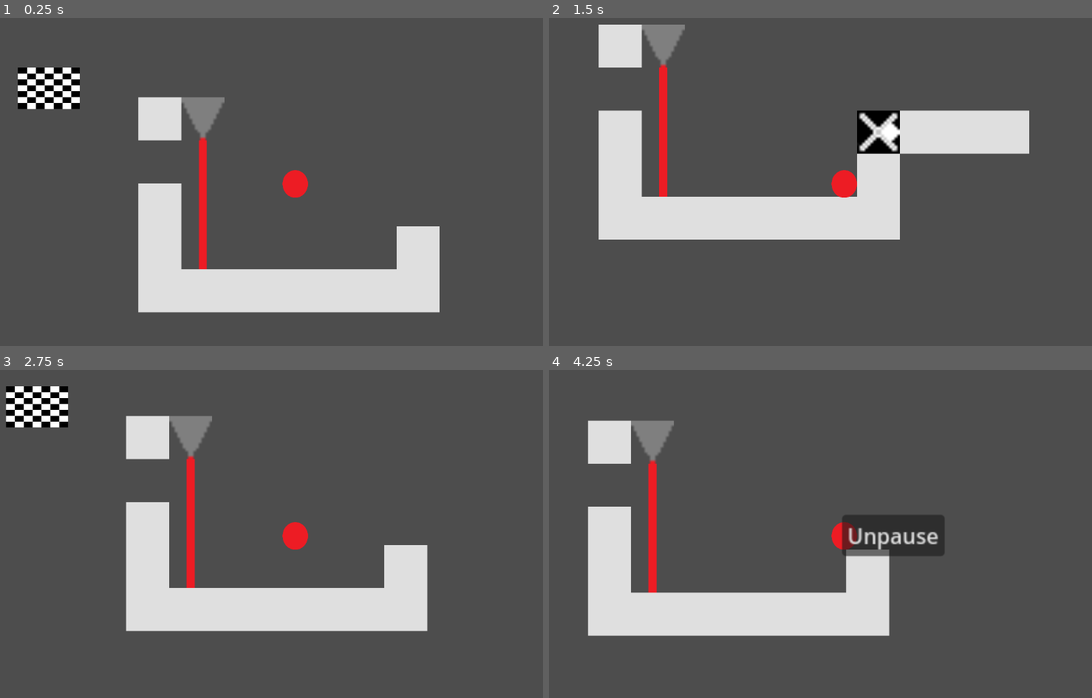
Above: before the commit, frames 1-4 (two rows, left to right).
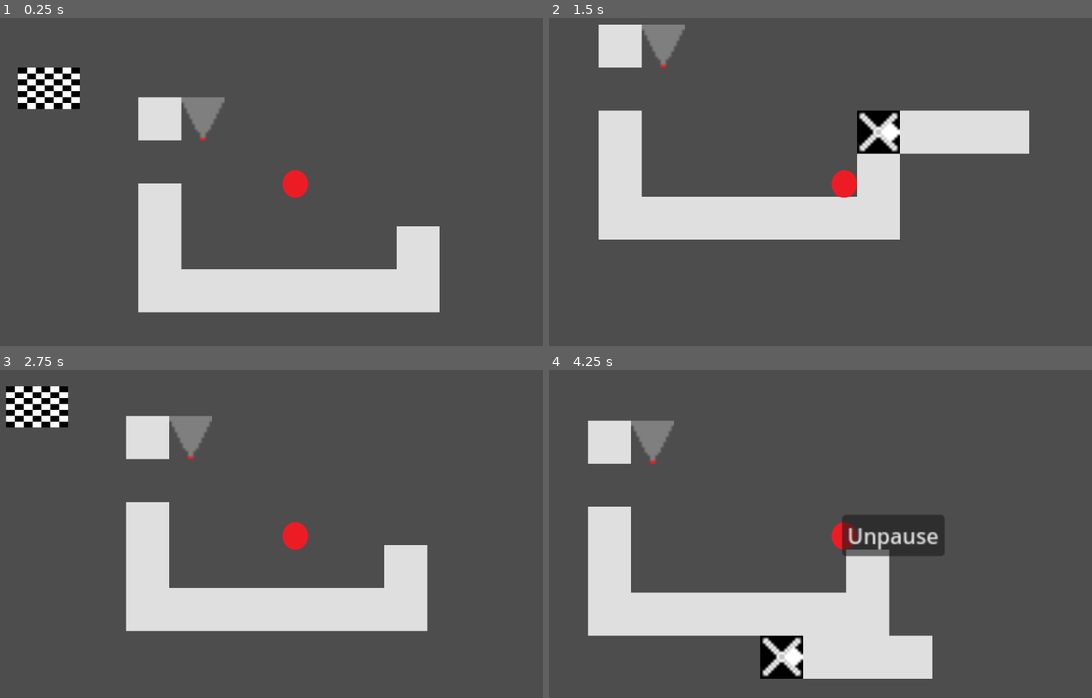
Above: after the commit, the same moments.

Repository: SomeFamousPerson/major-project
Game: Godot game, scene res://main.tscn
The game is run twice, just before and just after one commit, with the same random seed, the same clock (stepped at 60 frames per second) and the same inputs.
Inputs (mouse positions are in pixels of both pictures, inside the frame that each line leads up to):
- Up to frame 1 (0.25 s): no input
- Up to frame 2 (1.5 s): move the mouse to (972, 168) at 0.52 s; hold D (right) from 0.53 s (still down); click (972, 168) at 0.6 s; tap Space (jump) at 0.77 s; tap G (swap type, bound only after the commit) at 0.8, 1.35 s; move the mouse to (880, 132) at 1.27 s
- Up to frame 3 (2.75 s): tap Space (jump) at 1.52 s; click (331, 484) at 1.55 s; move the mouse to (352, 461) at 2.02 s; release D (right) at 2.03 s; hold A (left) from 2.03 s (still down); click (352, 461) at 2.1 s; tap G (swap type, bound only after the commit) at 2.3 s
- Up to frame 4 (4.25 s): move the mouse to (815, 602) at 2.77 s; release A (left) at 2.78 s; hold D (right) from 2.78 s (still down); tap G (swap type, bound only after the commit) at 2.85, 3.8 s; tap Space (jump) at 3.02, 3.77 s; click (815, 602) at 3.05 s; move the mouse to (1021, 586) at 3.52 s; click (1021, 586) at 3.6 s; tap Escape (pause) at 4.15 s

The runs differ from the first frame. In frame 1, 0.6% of the frame differs, in the area x 36-39%, y 37-77%; in frame 2, 0.6%; in frame 3, 0.6%; in frame 4, 4.8%, in the area x 18-71%, y 28-95%.

Commit message:
reverse tile swapping made

Diff:
--- a/global.gd
+++ b/global.gd
@@ -3,3 +3,5 @@
 var level = 0
 var swappers_remaining = 1
 var player_last_direction = 0
+#wether it swaps air to solid(1) or soliud to air(2)
+var swap_type = 1
--- a/laser_shooter.gd
+++ b/laser_shooter.gd
@@ -5,6 +5,13 @@
 
 
 func _physics_process(delta):
+	#var children = $laserbeams.get_children()
+	##print(children)
+	#for c in children:
+		#print("children: ",c)
+		##$laserbeams.remove_child(c)
+		#$laserbeams.queue_free()
+
 	if Global.level == 0:
 		world =  %TileMap
 		#gets the tilemap grid position of the square the laser shooter is in
@@ -14,7 +21,11 @@
 			if atlas == Vector2i(-1,-1):
 				var new_laser = laser.instantiate()
 				new_laser.position = cell+Vector2i(-1,(i+1)*16)
-				add_child(new_laser)
-				#print(i)
+				#
+				#var new_node2d = Node2D.new()
+				#add_child(new_node2d)
+				#new_node2d.name = "laserbeams"
+				#$laserbeams.add_child(new_laser)
+
 			else:
 				print("abcdddd")
--- a/laser_shooter.tscn
+++ b/laser_shooter.tscn
@@ -16,3 +16,6 @@
 [node name="Sprite2D" type="Sprite2D" parent="."]
 position = Vector2(-4.76837e-07, -4.76837e-07)
 texture = ExtResource("2_b6n7l")
+
+[node name="laserbeams" type="Node2D" parent="."]
+position = Vector2(-4.76837e-07, -4.76837e-07)
--- a/levels/world.gd
+++ b/levels/world.gd
@@ -6,6 +6,7 @@
 func _ready():
 	Global.swappers_remaining = 100
 	$CanvasLayer.visible = false
+	$TileMap.set_layer_enabled(1,false)
 func _physics_process(delta):
 	var tilemap = $TileMap
 	#place tile-swappers
@@ -18,10 +19,13 @@
 		var world_pos = Vector2(tilemap.map_to_local(cell*Vector2i(tilemap.scale)))
 		#gets the atlas position of that cell(where on the tileset it is)
 		atlas = Vector2i(tilemap.get_cell_atlas_coords(0, cell))
-		#if that spot is free and you have swappers left and the tile below it is solid, it places one
+		#if that spot is free and you have swappers left and a tile next to it is solid, it places one
 		if atlas == Vector2i(-1,-1) and Global.swappers_remaining >= 1:
-			atlas = Vector2i(tilemap.get_cell_atlas_coords(0, cell+Vector2i(0,1)))
-			if atlas != Vector2i(-1,-1):
+			var atlas_below = Vector2i(tilemap.get_cell_atlas_coords(0, cell+Vector2i(0,1)))
+			var atlas_above = Vector2i(tilemap.get_cell_atlas_coords(0, cell+Vector2i(0,-1)))
+			var atlas_left = Vector2i(tilemap.get_cell_atlas_coords(0, cell+Vector2i(1,0)))
+			var atlas_right = Vector2i(tilemap.get_cell_atlas_coords(0, cell+Vector2i(-1,0)))
+			if atlas_below != Vector2i(-1,-1) or atlas_above != Vector2i(-1,-1) or atlas_left != Vector2i(-1,-1) or atlas_right != Vector2i(-1,-1):
 				print("valid spot")
 				var swapper = tileswapper.instantiate()
 				swapper.tilemap = $TileMap
@@ -46,9 +50,6 @@
 	if Input.is_action_just_pressed("pause"):
 		$CanvasLayer.visible = true
 		get_tree().paused = true
-		#TODO: MAKE A WAY TO UNPAUISE
-		#ASK TOM MAYBE IDK
-		# OR JUST TRIUAL AND ERROR TF OUT OF IT
 
 
 
--- a/player.gd
+++ b/player.gd
@@ -24,3 +24,9 @@
 		velocity.x = move_toward(velocity.x, 0, SPEED)
 
 	move_and_slide()
+
+	if Input.is_action_just_pressed("swap type"):
+		if Global.swap_type == 1:
+			Global.swap_type = 2
+		elif Global.swap_type == 2:
+			Global.swap_type = 1
--- a/project.godot
+++ b/project.godot
@@ -55,3 +55,8 @@
 "events": [Object(InputEventKey,"resource_local_to_scene":false,"resource_name":"","device":-1,"window_id":0,"alt_press …(182 unchanged characters)…
 ]
 }
+"swap type"={
+"deadzone": 0.5,
+"events": [Object(InputEventKey,"resource_local_to_scene":false,"resource_name":"","device":-1,"window_id":0,"alt_pressed":false,"shift_pressed":false,"ctrl_pressed":false,"meta_pressed":false,"pressed":false,"keycode":0,"physical_keycode":71,"key_label":0,"unicode":103,"echo":false,"script":null)
+]
+}
--- a/tile_swapper.gd
+++ b/tile_swapper.gd
@@ -4,30 +4,47 @@
 var tilemap
 var mouse_in = false
 var targets
+#wether it swaps air to solid(1) or soliud to air(2)
+var swap_type = 2
 func _ready():
+
 	print(tilemap)
 	if Global.player_last_direction == 1:
 		targets = [Vector2i(myLocation+Vector2i(1,0)),Vector2i(myLocation+Vector2i(2,0)),Vector2i(myLocation+Vector2i(3,0))]
 	else:
 		targets = [Vector2i(myLocation+Vector2i(-1,0)),Vector2i(myLocation+Vector2i(-2,0)),Vector2i(myLocation+Vector2i(-3,0))]
 	print(targets)
-	for i in RANGE:
-		if tilemap.get_cell_atlas_coords(0,targets[i]) == Vector2i(-1,-1):
-			tilemap.set_cell(0,targets[i],1,Vector2i(0,4))
-		else:
-			break
+	#if it swaps air to solid
+	if Global.swap_type == 1:
+		for i in RANGE:
+			if tilemap.get_cell_atlas_coords(0,targets[i]) == Vector2i(-1,-1):
+				tilemap.set_cell(0,targets[i],1,Vector2i(0,4))
+			else:
+				break
+	elif Global.swap_type == 2:
+		for i in RANGE:
+			if tilemap.get_cell_atlas_coords(0,targets[i]) != Vector2i(-1,-1):
+				tilemap.set_cell(0,targets[i],1,Vector2i(-1,-1))
+
 
 func _physics_process(delta):
 	if Input.is_action_just_pressed("click") and mouse_in == true:
 		tilemap.set_cell(0,myLocation,1,Vector2i(-1,-1))
+		if Global.swap_type == 1:
 		#reverse of previous similar code, deletes the blocks that got placed by the bridge
-		for i in RANGE:
-			#if block is solid AND was solid in the original map
-			if tilemap.get_cell_atlas_coords(0,targets[i]) == Vector2i(0,4) and tilemap.get_cell_atlas_coords(1,targets[i]) != Vector2i(0,4):
-				#make it empty
-				tilemap.set_cell(0,targets[i],1,Vector2i(-1,-1))
-			else:
-				break
+			for i in RANGE:
+				#if block is solid AND was not solid in the original map
+				if tilemap.get_cell_atlas_coords(0,targets[i]) == Vector2i(0,4) and tilemap.get_cell_atlas_coords(1,targets[i]) != Vector2i(0,4):
+					#make it empty
+					tilemap.set_cell(0,targets[i],1,Vector2i(-1,-1))
+				else:
+					break
+		elif Global.swap_type == 2:
+			for i in RANGE:
+				#if block is air and was solid in orignal map
+				if tilemap.get_cell_atlas_coords(0,targets[i]) == Vector2i(-1,-1) and tilemap.get_cell_atlas_coords(1,targets[i]) == Vector2i(0,4):
+					#make it solid
+					tilemap.set_cell(0,targets[i],1,Vector2i(0,4))
 		Global.swappers_remaining += 1
 		queue_free()
 
